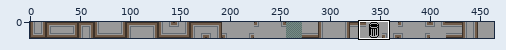
Sprite sheet -- core/assets/Maps/Official Maps/oltile2.png. The first picture is a wide view before the edit; the outline marks the close-up.
Close-up. As it was:
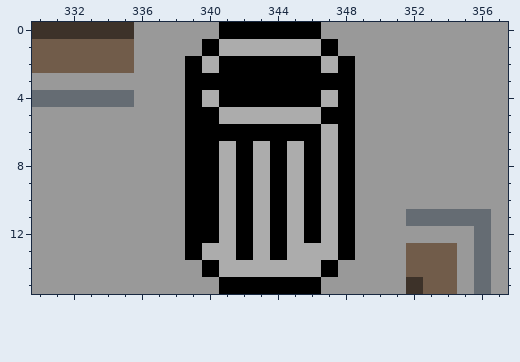
The file is 464x16 pixels. Colours within 5 levels of each other are drawn and written as one. Shown: x 330..357, y 0..15.
The result:
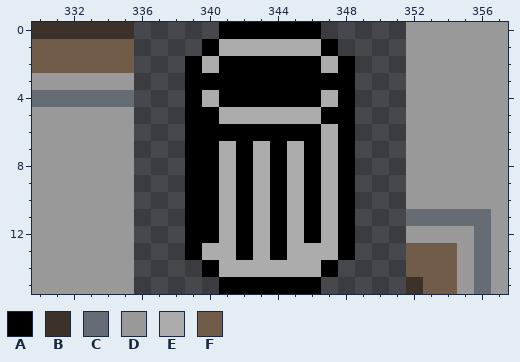
Palette (. is transparent): A #000000  B #3d3229  C #656c73  D #999999  E #acacac  F #715c4a
The commit says: * Fixed the zoomed out tile set. the BG of the trashcan wasn't transparent anymore for some reason so I fixed it
Changes in this commit:
y 0: x 336..340 DDDDD -> .....; x 347..351 DDDDD -> .....
y 1: x 336..339 DDDD -> ....; x 348..351 DDDD -> ....
y 2..13: x 336..338 DDD -> ...; x 349..351 DDD -> ...
y 14: x 336..339 DDDD -> ....; x 348..351 DDDD -> ....
y 15: x 336..340 DDDDD -> .....; x 347..351 DDDDD -> .....
Pixel boxes of the changes (left, top, right, bottom) in both close-ups:
erased: (134, 22, 219, 294)
erased: (321, 22, 406, 294)
